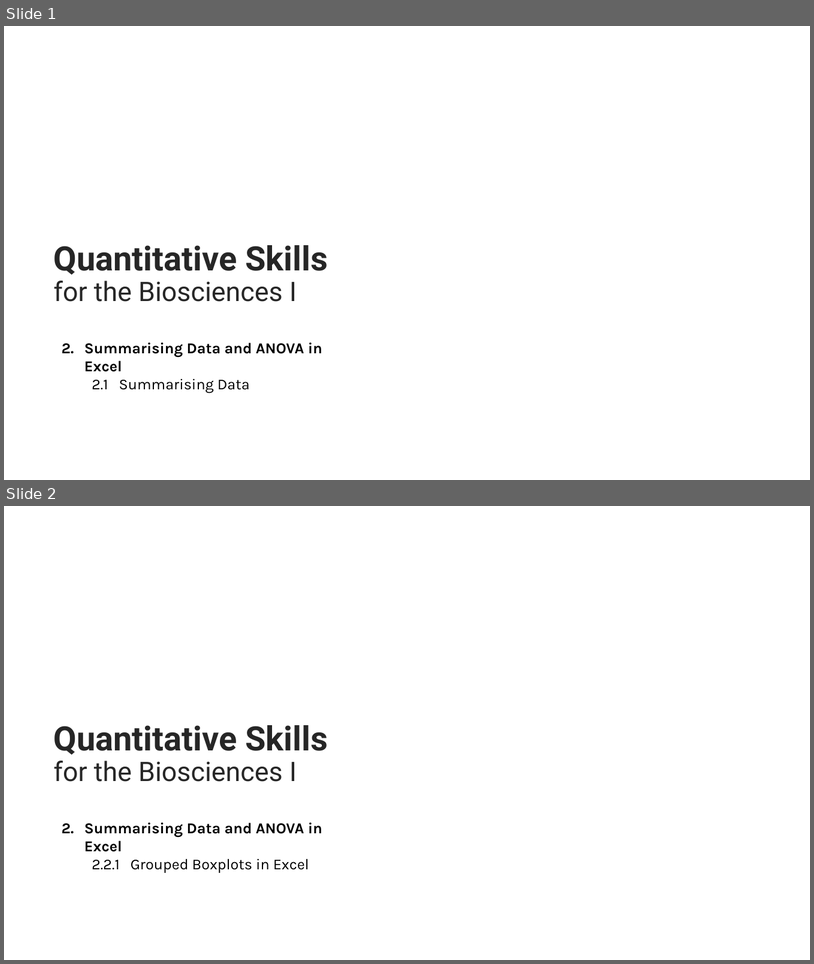
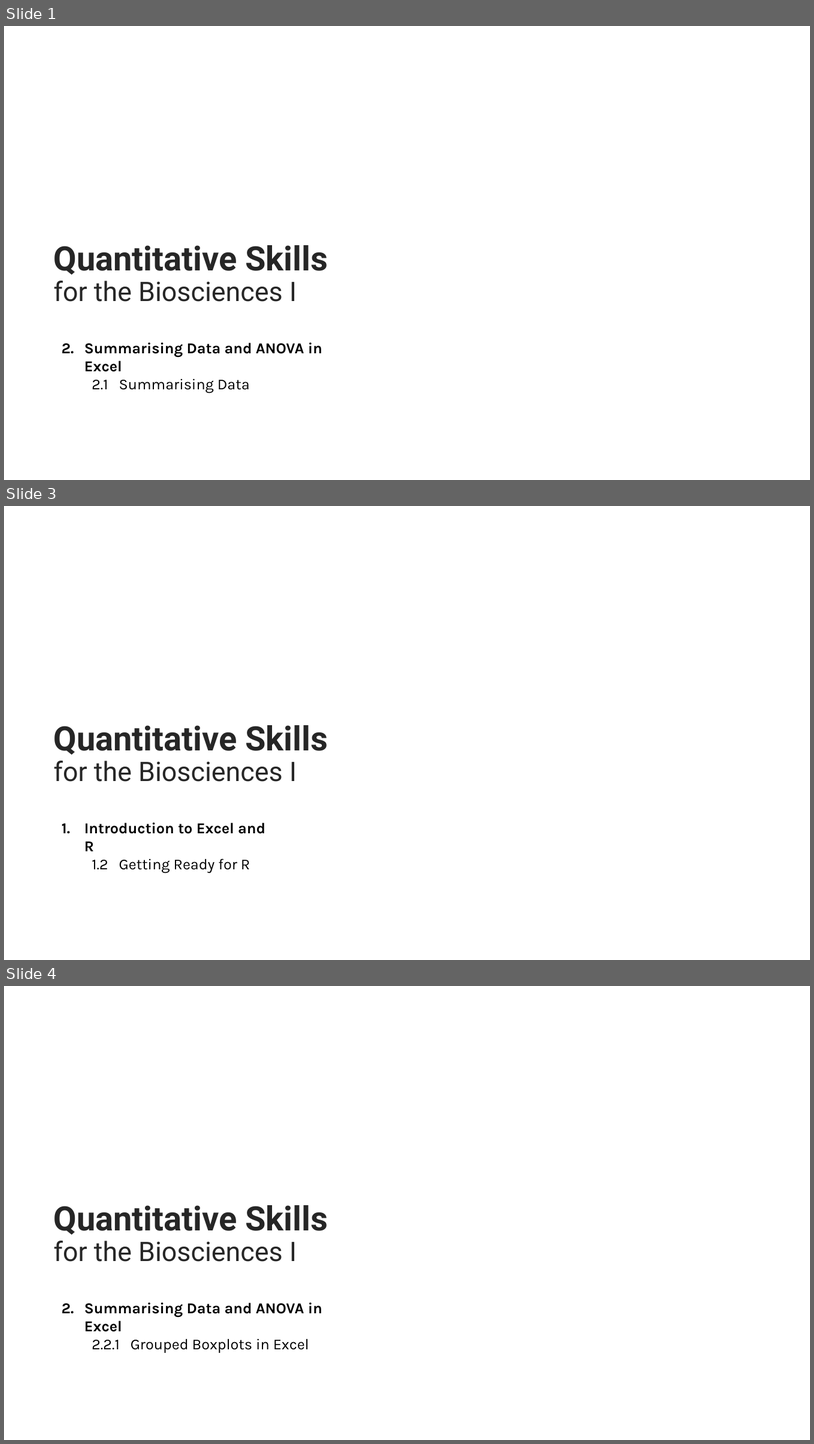
Before and after one commit to rtreharne/qs, a slide deck: pptx/Quantitative Skills for the Biosciences I.pptx. Shown one above the other, each under a label of ours: slides 1 and 2 before the commit, slides 1, 3 and 4 after it; the slides between them are not shown. The pictures are 814x964 and 814x1444 pixels, drawn with LibreOffice and Linux fonts; fonts in the diff are those of the drawing; background and template pictures are left out. Boxes give left, top, right and bottom in pixels: in the first picture for what was removed or moved away, otherwise in the second. Text is boxed around its words. In the diff, an @@ line names an element or a change of style, - is before the commit and + after.

```diff
--- a/pptx/Quantitative Skills for the Biosciences I.pptx
+++ b/pptx/Quantitative Skills for the Biosciences I.pptx
@@ slide 3 added at (4, 506, 810, 960), background picture (left out) @@
@@ rectangle added at (24, 506, 810, 960), fill gradient #FFFFFF @@
@@ title added at (54, 725, 328, 781), 40 pt, text #262626, bold @@
+Quantitative Skills for the Biosciences I
@@ text added at (84, 822, 266, 873), 18 pt, text #000000, bold @@
+1. Introduction to Excel and R
+  1.2 Getting Ready for R
@@ what was slide 2 is now slide 4 @@
```
Also in this commit, not shown: 1 other slide added, 14 other files.
